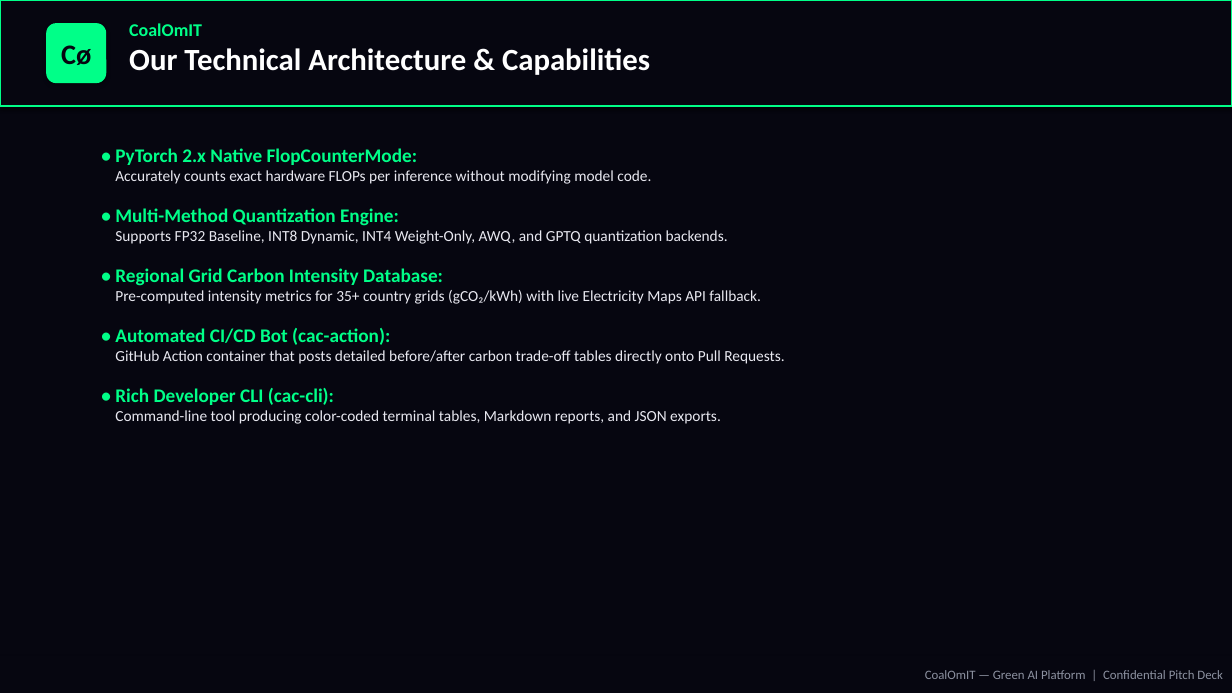
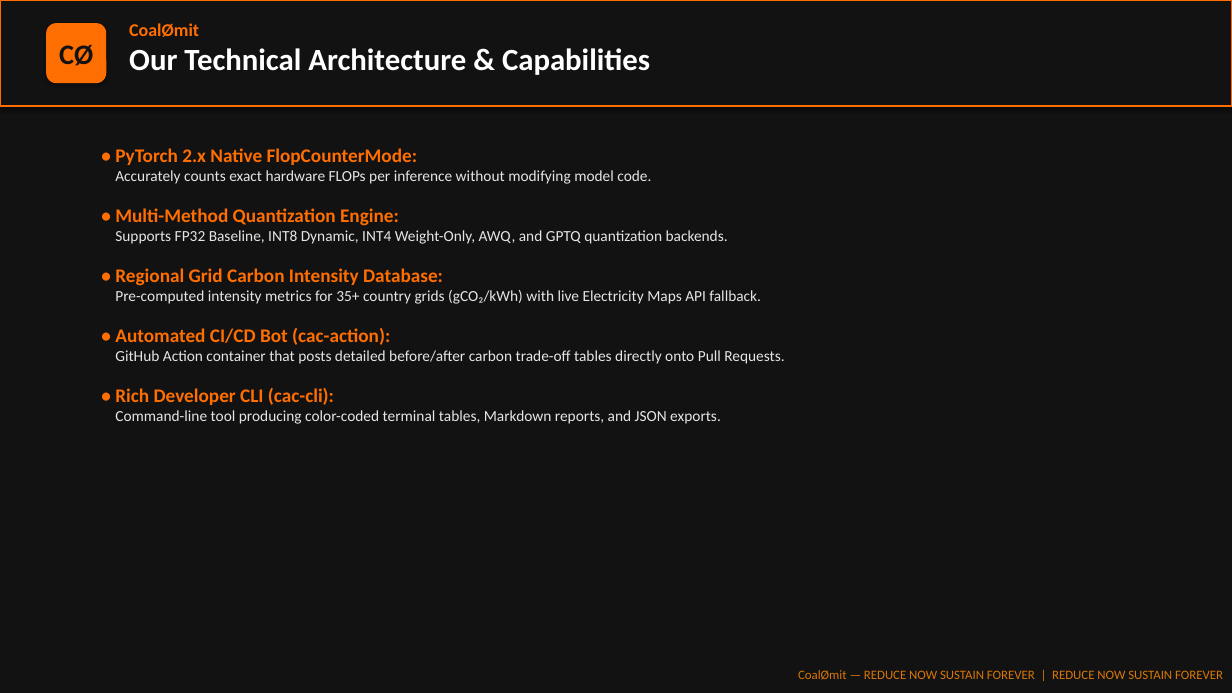
Before and after one commit to AAYUSHI003/CoalOmit, a slide deck: slide 5 of CoalOmIT_Pitch_Deck.pptx. Drawn at 1232x693 pixels with LibreOffice and Linux fonts; fonts in the diff are those of the drawing. Boxes give left, top, right and bottom in pixels: in the first picture for what was removed or moved away, otherwise in the second. Text is boxed around its words. In the diff, an @@ line names an element or a change of style, - is before the commit and + after.

Commit message:
Update pitch deck theme to match CoalØmit amber orange screenshot

```diff
--- a/CoalOmIT_Pitch_Deck.pptx
+++ b/CoalOmIT_Pitch_Deck.pptx
@@ rectangle at box(0, 0, 1232, 693): fill #060610 to #121212 @@
@@ rectangle at box(0, 0, 1232, 106): fill #060610 to #121212; outline #00FF88 1.5 pt to #FF6E00 1.5 pt @@
@@ rounded rectangle "CØ" at box(46, 23, 106, 83): fill #00FF88 to #FF6E00 @@
@@ text at box(129, 23, 199, 37): text changed; text colour #00FF88 to #FF6E00 @@
-CoalOmIT
+CoalØmit
@@ text in rounded rectangle at box(59, 45, 93, 66): text changed; text colour #060610 to #121212 @@
-Cø
+CØ
@@ text "• PyTorch 2.x Native FlopCounterMode:" at box(115, 148, 784, 424): text colour #00FF88 to #FF6E00 in "• PyTorch 2.x Native FlopCounterMode:", "• Multi-Method Quantization Engine:", "• Regional Grid Carbon Intensity Database:", "• Automated CI/CD Bot (cac-action):" and 1 more places; text colour #E8E8F0 to #E5E5E5 in "Accurately counts exact hardware FLOPs per inference ...", "Supports FP32 Baseline, INT8 Dynamic, INT4 Weight-Only, ...", "Pre-computed intensity metrics for 35+ country grids ...", "GitHub Action container that posts detailed before/after ..." and 1 more places @@
@@ rectangle "CoalØmit — REDUCE NOW SUSTAIN ..." at box(0, 656, 1232, 693): fill #060610 to #121212 @@
@@ text in rectangle at box(798, 670, 1223, 680): text changed; text colour #8C91A0 to #D97706 @@
-CoalOmIT — Green AI Platform | Confidential Pitch Deck
+CoalØmit — REDUCE NOW SUSTAIN FOREVER | REDUCE NOW SUSTAIN FOREVER
```
Also in this commit, not shown: 12 other slides changed, 2 other files.
